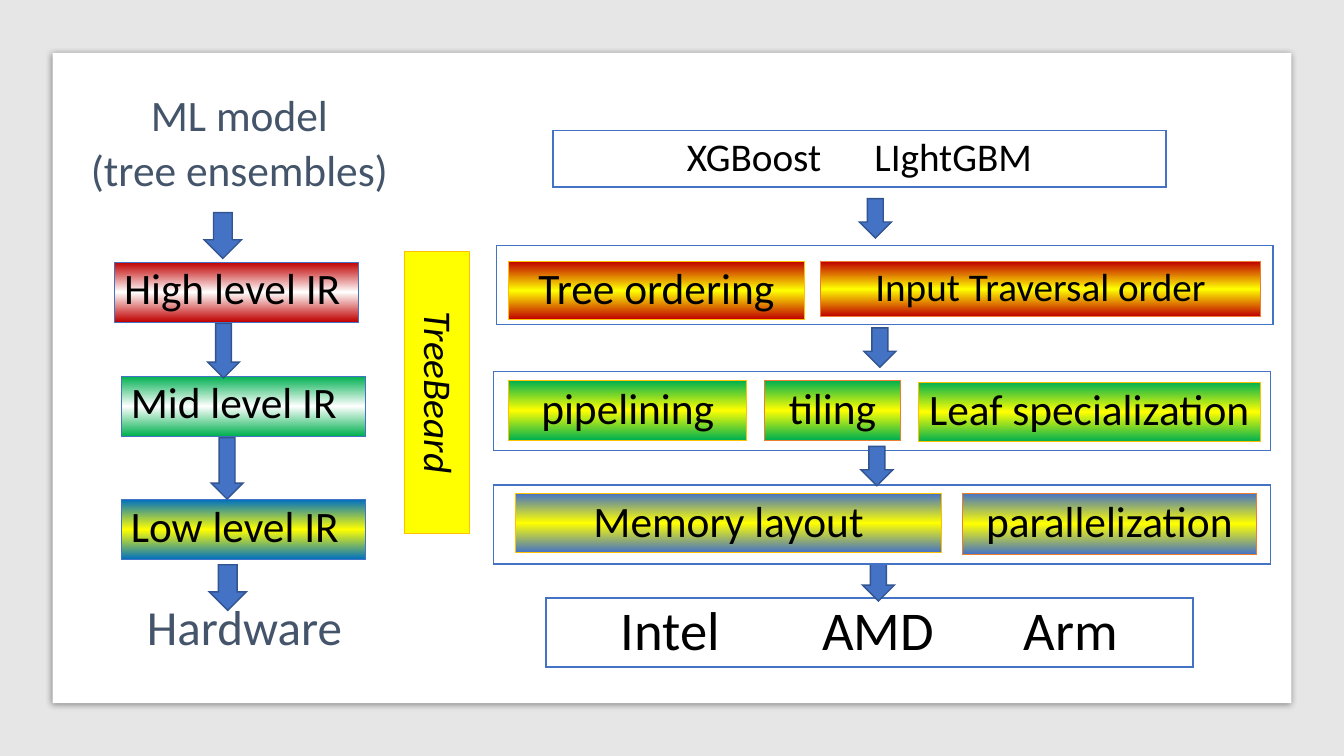
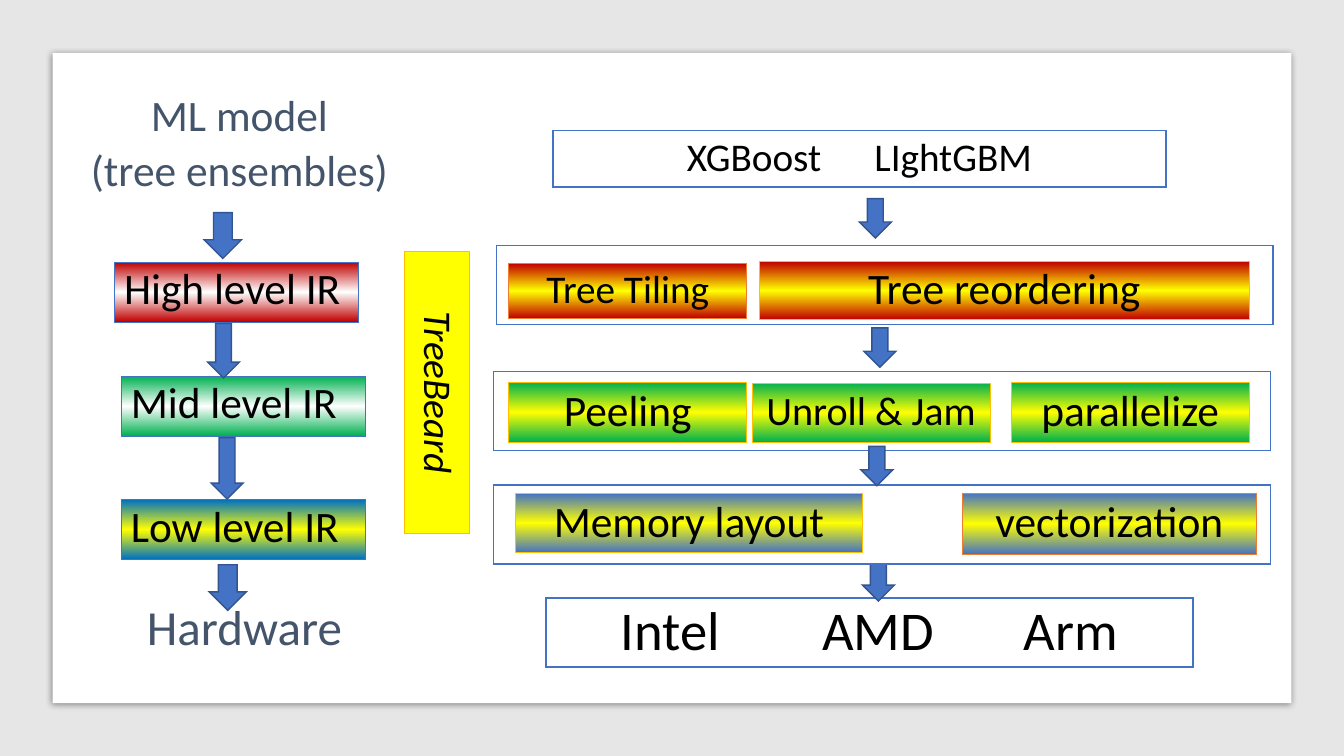
Before and after one commit to asprasad/treebeard, a slide deck: slide 1 of docs/MICRO 2022/figures/compiler.pptx. Drawn at 1344x756 pixels with LibreOffice and Linux fonts; fonts in the diff are those of the drawing. Boxes give left, top, right and bottom in pixels: in the first picture for what was removed or moved away, otherwise in the second. Text is boxed around its words. In the diff, an @@ line names an element or a change of style, - is before the commit and + after.

Commit message:
overview

```diff
--- a/docs/MICRO 2022/figures/compiler.pptx
+++ b/docs/MICRO 2022/figures/compiler.pptx
@@ rectangle "Tree Tiling": place and size @@
-rectangle "Tree Tiling" at [764,381,900,441]
+rectangle "Tree Tiling" at [509,263,747,318]
@@ rectangle "Tree Tiling" at [509,263,747,318]: fill gradient #00B050 to #FFFF00 to gradient #C00000 to #FFFF00 @@
@@ rectangle "Tree reordering": place and size @@
-rectangle "Tree reordering" at [509,262,805,320]
+rectangle "Tree reordering" at [759,262,1250,320]
@@ rectangle removed at [821,262,1260,317] @@
-Input Traversal order
@@ text in rectangle at [868,268,1140,315]: text changed @@
-Tree ordering
+Tree reordering
@@ text in rectangle at [546,270,709,313]: text changed; size 31 to 28 pt @@
-tiling
+Tree Tiling
@@ rectangle "Unroll & Jam": place and size @@
-rectangle "Unroll & Jam" at [919,382,1261,442]
+rectangle "Unroll & Jam" at [752,383,990,443]
@@ rectangle added at [1011,383,1249,443], fill gradient #00B050 to #FFFF00, outline #FFC000 0.5 pt, 31 pt, text #000000 @@
+parallelize
@@ text in rectangle at [564,390,692,437]: text changed @@
-pipelining
+Peeling
@@ text in rectangle at [766,391,976,435]: text changed; size 31 to 28.7 pt @@
-Leaf specialization
+Unroll & Jam
@@ rectangle "Memory layout": place and size @@
-rectangle "Memory layout" at [515,493,942,553]
+rectangle "Memory layout" at [515,493,862,553]
@@ text in rectangle at [995,501,1223,548]: text changed @@
-parallelization
+vectorization
```
